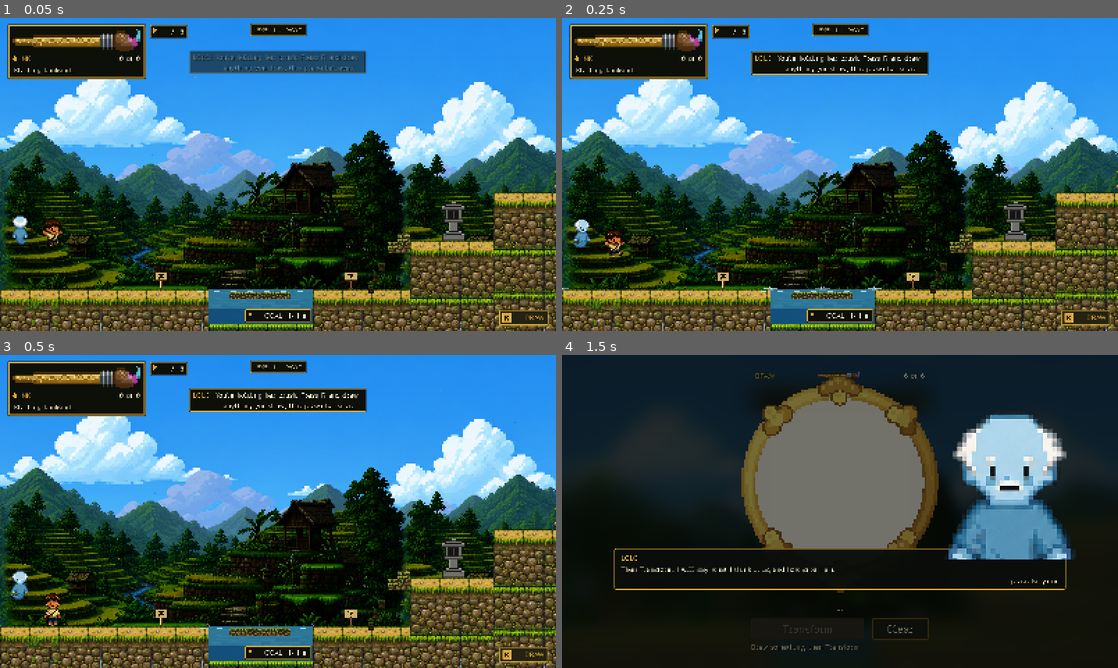
Above: before the commit, frames 1-4 (two rows, left to right).
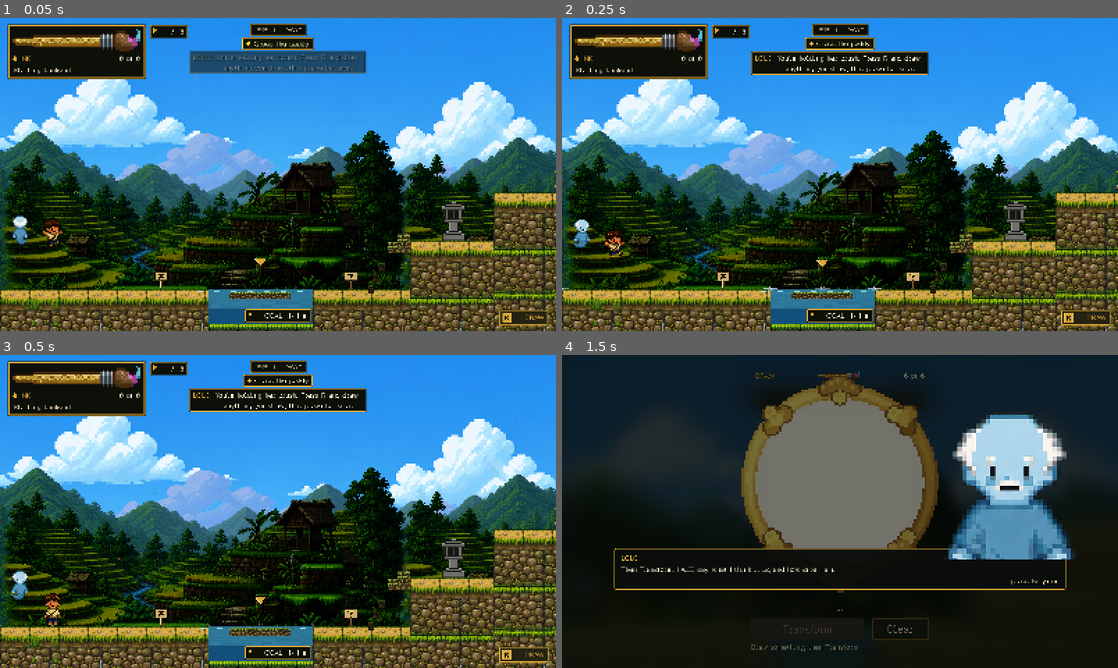
Above: after the commit, the same moments.

Repository: hyuuuan/OBRA
Game: Godot game, scene res://game_level.tscn
Same seed, same stepped clock (60 frames per second), same inputs: the game is played once before the commit and once after it. This scene is started directly instead of the project's main scene.
Inputs (mouse positions are in pixels of both pictures, inside the frame that each line leads up to):
- Up to frame 1 (0.05 s): no input
- Up to frame 2 (0.25 s): no input
- Up to frame 3 (0.5 s): no input
- Up to frame 4 (1.5 s): click "DRAW" at 0.5 s; tap Enter (ui_accept) at 1.25 s; drag from (840, 483) to (823, 642) at 1.27 s

The runs differ from the first frame. In frame 1, 0.6% of the frame differs, in the area x 43-99%, y 6-99%; in frame 2, 0.6%; in frame 3, 0.6%; in frame 4, nothing differs.

Commit message:
Payyo says what to do next, and points at it
Cross the paddy, get up Ang Hagdan, reach the gorge, get across it, find
what she hid in the straw, get into Ang Bale, take the painting, walk
out through the wall. Once a beat has named its tags the line does too:
"Draw something that can ROLL and set it on the floating step".

The straw heap is not a gate -- its key opens Ang Bale, but so do
climbing and cutting -- so the line moves on to the house once the heap
is answered, the key is in hand, or the player has already walked past
it. Pointing somebody standing at the house back to a haystack they do
not need would be the banner inventing a chore.

The distance readout stays for now; it says how far, and this says what
and which way.

Diff:
--- a/game/config/level_01.json
+++ b/game/config/level_01.json
@@ -75,6 +75,23 @@
       "trigger": "route_commit"
     }
   ],
+  "objectives": {
+    "$comment": "THE OBJECTIVE LINE, one per state of the run. game_level.gd decides which state the player is in; these are only the words, kept here so run_level1_audit can hold them to the rule every dialogue line is held to: no line names a drawable class. A key with a '.tags' twin uses the twin once the obstacle's tags have been taught. Never 'stairs', 'bridge', 'ladder', 'key' or 'door' -- all classes. Ang Hagdan and Ang Bale are places, which is why they are named.",
+    "b0_sub1": "Cross the paddy",
+    "b0_sub1.tags": "Draw something that can {tags} and set it on the floating step",
+    "b0_sub2": "Get up Ang Hagdan",
+    "b0_sub2.tags": "Draw something that can {tags} across the gap in Ang Hagdan",
+    "gorge": "Follow the terraces east to the gorge",
+    "gorge.tags": "Draw something that can {tags} to get across the gorge",
+    "straw": "Find what she hid in the straw heap",
+    "straw.tags": "Find what she hid in the straw. Draw something that can {tags}",
+    "straw_inside": "Reach what is hanging on the nail",
+    "straw_leave": "Go back out of the straw",
+    "bale": "Get into Ang Bale, her house",
+    "bale.tags": "Get into Ang Bale. Draw something that can {tags}",
+    "painting": "Take her painting",
+    "onward": "Walk through the opening in the wall"
+  },
   "obstacles": [
     {
       "id": "B0_HAGDAN",
--- a/game/scripts/game_level.gd
+++ b/game/scripts/game_level.gd
@@ -796,3 +796,62 @@
 		cave_gate.connect(&"passage_allowed", _on_cave_opened)
 		cave_gate.connect(&"passage_blocked", _on_cave_refused)
 	super()
+
+
+# --- What the player should be doing ---------------------------------------------------
+
+## PAYYO IN ORDER: up Ang Hagdan, across the gorge, into the straw, into Ang Bale, out through
+## the wall with her painting.
+##
+## ⚠ THE STRAW IS NOT A GATE. Its key opens Ang Bale, but so do climbing and cutting, and a
+## player can walk past the heap to the house. So the line moves on to Ang Bale once the heap
+## is answered, OR its key is in hand, OR the player is already past it -- telling somebody
+## standing at the house to go back and search a haystack they do not need is the banner
+## inventing a chore.
+func _current_objective() -> Dictionary:
+	if director == null:
+		return {}
+	var room := _room_holding_player()
+	var at := player.global_position if player != null and is_instance_valid(player) \
+		else Vector2.ZERO
+
+	if not director.is_solved("B0_HAGDAN"):
+		var stage := director.stage_id("B0_HAGDAN")
+		var target := Vector2(1050.0, 380.0)
+		var tread := get_node_or_null(^"EnvironmentBaseplate/GameplayPlane/Hagdan/FloatingTread") \
+			as Node2D
+		if stage == "sub1" and tread != null:
+			target = tread.global_position + Vector2(0.0, -70.0)
+		return {"key": "b0_%s" % (stage if not stage.is_empty() else "sub1"),
+			"obstacle": "B0_HAGDAN", "target": target}
+
+	var gorge := _obstacle_point("L1_N1")
+	if not director.is_solved("L1_N1") and at.x < gorge.x + 240.0:
+		if director.committed_route("L1_N1").is_empty():
+			var node_at := dialogue_node.global_position if dialogue_node != null else gorge
+			return {"key": "gorge", "target": node_at + Vector2(0.0, -110.0)}
+		return {"key": "gorge", "obstacle": "L1_N1", "target": gorge + Vector2(0.0, -130.0)}
+
+	var straw_room := get_tree().get_first_node_in_group(&"straw_rooms") as Node2D
+	if room != null and room == straw_room:
+		if not pickup_taken_this_run(FOUND_KEY):
+			return {"key": "straw_inside",
+				"target": straw_room.global_position + Vector2(straw_room.get("key_at"))}
+		return {"key": "straw_leave",
+			"target": straw_room.global_position + Rect2(straw_room.call("exit_rect")).get_center()}
+
+	var heap := _obstacle_point("L1_N2")
+	if not director.is_solved("L1_N2") and not pickup_taken_this_run(FOUND_KEY) \
+			and not director.is_solved("L1_N3") and at.x < heap.x + 220.0:
+		return {"key": "straw", "obstacle": "L1_N2", "target": heap + Vector2(0.0, -110.0)}
+
+	var bale := get_tree().get_first_node_in_group(&"bale_interiors") as Node2D
+	if not director.is_solved("L1_N3"):
+		return {"key": "bale", "obstacle": "L1_N3",
+			"target": _obstacle_point("L1_N3") + Vector2(0.0, -140.0)}
+	if bale != null and room == bale:
+		var gap: Vector2 = bale.global_position + BaleInterior2D.ONWARD_AT + Vector2(0.0, -110.0)
+		if not bool(bale.call("painting_is_taken")):
+			return {"key": "painting", "target": gap}
+		return {"key": "onward", "target": gap}
+	return {"key": "bale", "target": _obstacle_point("L1_N3") + Vector2(0.0, -140.0)}
